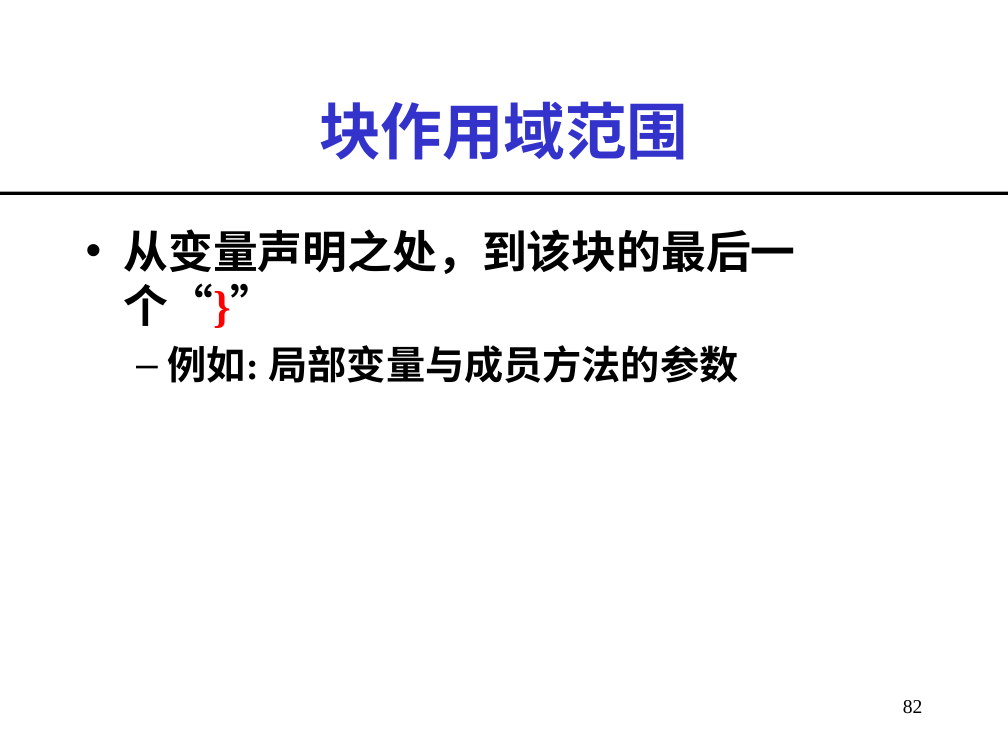
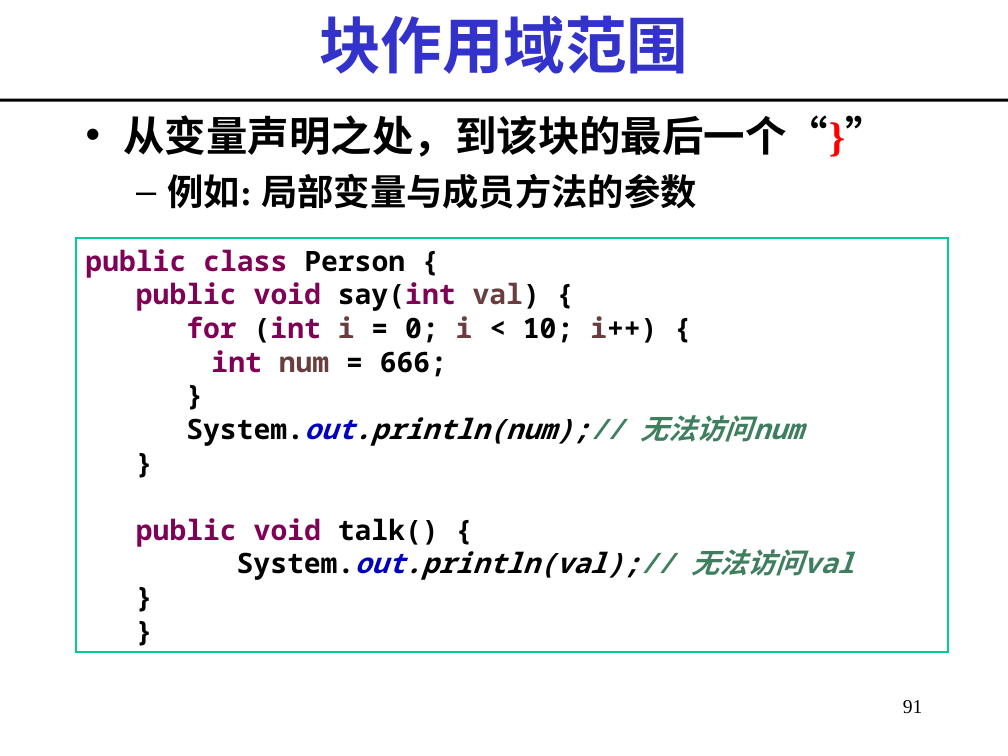
Before and after one commit to imwyw/Java, a slide deck: slide 91 of PPT/javaCh03_面向对象程序设计.ppt (slide 82 before the commit). Drawn at 1008x756 pixels with LibreOffice and Linux fonts; fonts in the diff are those of the drawing. Boxes give left, top, right and bottom in pixels: in the first picture for what was removed or moved away, otherwise in the second. Text is boxed around its words. In the diff, an @@ line names an element or a change of style, - is before the commit and + after.

```diff
--- a/PPT/javaCh03_面向对象程序设计.ppt
+++ b/PPT/javaCh03_面向对象程序设计.ppt
@@ title "块作用域范围": place and size @@
-title "块作用域范围" at box(319, 101, 689, 160)
+title "块作用域范围" at box(319, 15, 689, 74)
@@ line moved from (0, 194) - (1008, 194) to (0, 100) - (1008, 100) @@
@@ text "从变量声明之处，到该块的最后一个“}”": place and size @@
-text "从变量声明之处，到该块的最后一个“}”" at box(123, 229, 795, 383)
+text "从变量声明之处，到该块的最后一个“}”" at box(123, 115, 886, 209)
@@ text "从变量声明之处，到该块的最后一个“}”" at box(123, 115, 886, 209): size 32 to 29.6 pt in "从变量声明之处，到该块的最后一个“}”"; size 28 to 25.9 pt in "例如: 局部变量与成员方法的参数" @@
@@ rectangle added at box(76, 238, 949, 651), outline #00CC99 1.5 pt, 20 pt, text #000000, bold @@
+public class Person {
+  public void say(int val) {
+    for (int i = 0; i < 10; i++) {
+    int num = 666;
+    }
+    System.out.println(num);// 无法访问num
+  }
+  public void talk() {
+  System.out.println(val);// 无法访问val
+  }
+}
@@ page number at box(903, 700, 923, 714): text changed @@
-82
+91
```
Also in this commit, not shown: 5 other slides changed, 24 slides added, 13 slides removed.
